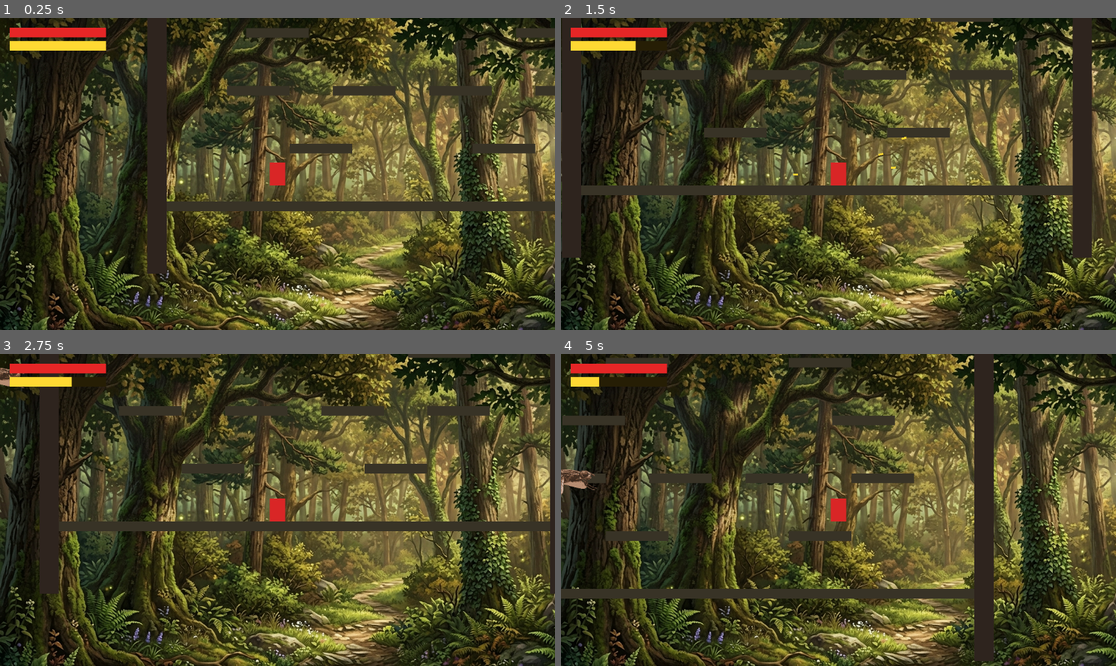
Above: before the commit, frames 1-4 (two rows, left to right).
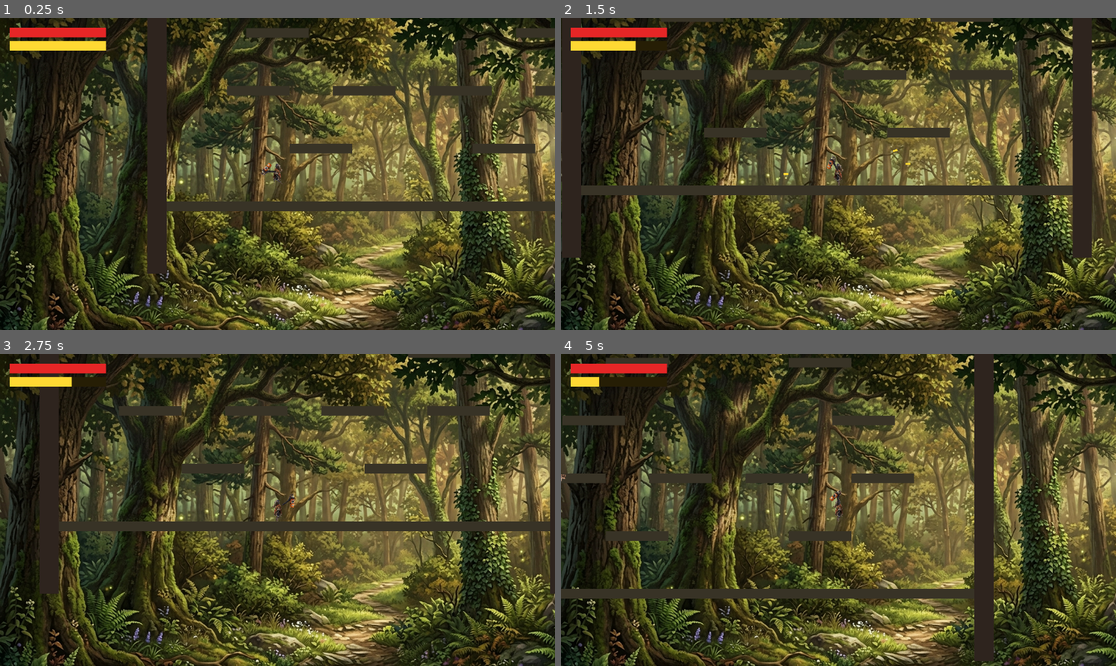
Above: after the commit, the same moments.

Repository: GuilhermeGehring/godot-project
Game: Godot game, scene res://main.tscn
Two runs of this game, one before a commit and one after it. Both use one fixed random seed, a clock stepped at 60 frames per second and the inputs below.
Inputs (mouse positions are in pixels of both pictures, inside the frame that each line leads up to):
- Up to frame 1 (0.25 s): no input
- Up to frame 2 (1.5 s): move the mouse to (960, 158) at 0.52 s; press the mouse at (960, 158) at 0.53 s; hold D (move_right) from 0.53 s (still down); tap Space (jump) at 0.77 s; move the mouse to (727, 189) at 1.27 s; release the mouse at (727, 189) at 1.28 s; click (727, 189) at 1.35 s
- Up to frame 3 (2.75 s): tap Space (jump) at 1.52 s; move the mouse to (333, 441) at 2.02 s; release D (move_right) at 2.03 s; hold A (move_left) from 2.03 s (still down); hold Right mouse button (recharge) from 2.03 s (still down); click (333, 441) at 2.3 s
- Up to frame 4 (5 s): move the mouse to (810, 572) at 2.77 s; release A (move_left) at 2.78 s; release Right mouse button (recharge) at 2.78 s; hold D (move_right) 2.78-4.28 s; click (810, 572) at 2.85 s; tap Space (jump) at 3.02, 3.77, 4.52 s; move the mouse to (1005, 556) at 3.52 s; press the mouse at (1005, 556) at 3.53 s; move the mouse to (672, 463) at 4.27 s; release the mouse at (672, 463) at 4.28 s; hold A (move_left) from 4.28 s (still down); right-click (672, 463) at 4.35 s; click (672, 463) at 4.55 s

The runs differ from the first frame. In frame 1, 0.2% of the frame differs, in the area x 46-52%, y 46-54%; in frame 2, 0.3%; in frame 3, 0.4%; in frame 4, 0.5%, in the area x 0-52%, y 36-54%.

Commit message:
feat: protag e braco

Diff:
--- a/entities/enemy/flying_enemy.gd
+++ b/entities/enemy/flying_enemy.gd
@@ -4,6 +4,13 @@
 @export var speed: float = 140.0
 
 @onready var _sprite: AnimatedSprite2D = $AnimatedSprite2D
+@onready var _col: CollisionShape2D = $CollisionShape2D
+
+func _ready() -> void:
+	super()
+	var shape := _col.shape as RectangleShape2D
+	var tex := _sprite.sprite_frames.get_frame_texture("fly", 0)
+	_sprite.scale = shape.size / Vector2(tex.get_width(), tex.get_height())
 
 func _update_velocity(_delta: float) -> void:
 	if target == null:
--- a/entities/enemy/flying_enemy.tscn
+++ b/entities/enemy/flying_enemy.tscn
@@ -30,7 +30,6 @@
 script = ExtResource("1_flying")
 
 [node name="AnimatedSprite2D" type="AnimatedSprite2D" parent="."]
-scale = Vector2(0.5333, 0.2727)
 sprite_frames = SubResource("SpriteFrames_mosca")
 animation = &"fly"
 autoplay = "fly"
--- a/entities/player/player.gd
+++ b/entities/player/player.gd
@@ -25,6 +25,12 @@
 var health: int
 var spray_charge: float = MAX_SPRAY_CHARGE
 
+@onready var _sprite: AnimatedSprite2D = $AnimatedSprite2D
+@onready var _col: CollisionShape2D = $CollisionShape2D
+@onready var _arm: Node2D = $Arm
+@onready var _arm_sprite: Sprite2D = $Arm/Sprite2D
+@onready var _muzzle: Marker2D = $Arm/Muzzle
+
 var _invincible: bool = false
 var _dead: bool = false
 var _fire_accumulator: float = 0.0
@@ -32,6 +38,9 @@
 var _gravity: float = ProjectSettings.get_setting("physics/2d/default_gravity")
 
 func _ready() -> void:
+	var shape := _col.shape as RectangleShape2D
+	var tex := _sprite.sprite_frames.get_frame_texture("walk", 0)
+	_sprite.scale = shape.size / Vector2(tex.get_width(), tex.get_height())
 	health = max_health
 	health_changed.emit(health, max_health)
 	spray_changed.emit(spray_charge, MAX_SPRAY_CHARGE)
@@ -53,6 +62,8 @@
 		velocity.x = move_toward(velocity.x, 0.0, speed)
 
 	move_and_slide()
+	_update_sprite(direction)
+	_update_arm()
 	_update_spray(delta)
 
 func _unhandled_input(event: InputEvent) -> void:
@@ -100,6 +111,18 @@
 	health_changed.emit(0, max_health)
 	died.emit()
 
+func _update_arm() -> void:
+	var mouse_pos := get_global_mouse_position()
+	_arm.look_at(mouse_pos)
+	_arm_sprite.flip_v = mouse_pos.x < global_position.x
+
+func _update_sprite(direction: float) -> void:
+	if direction != 0.0:
+		_sprite.flip_h = direction < 0.0
+		_sprite.play("walk")
+	else:
+		_sprite.stop()
+
 func _update_spray(delta: float) -> void:
 	var wants_to_fire: bool = Input.is_action_pressed("fire") and spray_charge > 0.0
 	if not wants_to_fire:
@@ -117,7 +140,7 @@
 	if aim == Vector2.ZERO:
 		aim = Vector2.RIGHT
 	var direction := aim.normalized().rotated(randf_range(-SPRAY_SPREAD_RAD, SPRAY_SPREAD_RAD))
-	fired.emit(global_position, direction, SPRAY_BULLET_SPEED)
+	fired.emit(_muzzle.global_position, direction, SPRAY_BULLET_SPEED)
 
 func _start_invincibility() -> void:
 	_invincible = true
--- a/entities/player/player.tscn
+++ b/entities/player/player.tscn
@@ -1,6 +1,31 @@
-[gd_scene load_steps=3 format=3]
+[gd_scene load_steps=9 format=3]
 
 [ext_resource type="Script" path="res://entities/player/player.gd" id="1_player"]
+[ext_resource type="Texture2D" path="res://assets/protagonista_walk_01.png" id="2_walk1"]
+[ext_resource type="Texture2D" path="res://assets/protagonista_walk_02.png" id="3_walk2"]
+[ext_resource type="Texture2D" path="res://assets/protagonista_walk_03.png" id="4_walk3"]
+[ext_resource type="Texture2D" path="res://assets/protagonista_walk_04.png" id="5_walk4"]
+[ext_resource type="Texture2D" path="res://assets/braco_protagonista.png" id="6_arm"]
+
+[sub_resource type="SpriteFrames" id="SpriteFrames_player"]
+animations = [{
+"frames": [{
+"duration": 1.0,
+"texture": ExtResource("2_walk1")
+}, {
+"duration": 1.0,
+"texture": ExtResource("3_walk2")
+}, {
+"duration": 1.0,
+"texture": ExtResource("4_walk3")
+}, {
+"duration": 1.0,
+"texture": ExtResource("5_walk4")
+}],
+"loop": true,
+"name": &"walk",
+"speed": 8.0
+}]
 
 [sub_resource type="RectangleShape2D" id="RectangleShape2D_player"]
 size = Vector2(32, 48)
@@ -10,12 +35,21 @@
 collision_mask = 4
 script = ExtResource("1_player")
 
-[node name="ColorRect" type="ColorRect" parent="."]
-offset_left = -16.0
-offset_top = -24.0
-offset_right = 16.0
-offset_bottom = 24.0
-color = Color(0.85, 0.15, 0.15, 1)
+[node name="AnimatedSprite2D" type="AnimatedSprite2D" parent="."]
+sprite_frames = SubResource("SpriteFrames_player")
+animation = &"walk"
+
+[node name="Arm" type="Node2D" parent="."]
+position = Vector2(5, -5)
+
+[node name="Sprite2D" type="Sprite2D" parent="Arm"]
+position = Vector2(9, 4)
+rotation = 0.733
+scale = Vector2(0.08, 0.08)
+texture = ExtResource("6_arm")
+
+[node name="Muzzle" type="Marker2D" parent="Arm"]
+position = Vector2(25, 0)
 
 [node name="CollisionShape2D" type="CollisionShape2D" parent="."]
 shape = SubResource("RectangleShape2D_player")
Not shown, changed: .claude/settings.local.json
Binary file added: assets/braco_protagonista.png
Not shown, added: assets/braco_protagonista.png.import
Binary file added: assets/protagonista_walk_01.png
Not shown, added: assets/protagonista_walk_01.png.import
Binary file added: assets/protagonista_walk_02.png
Not shown, added: assets/protagonista_walk_02.png.import
Binary file added: assets/protagonista_walk_03.png
Not shown, added: assets/protagonista_walk_03.png.import
Binary file added: assets/protagonista_walk_04.png
Not shown, added: assets/protagonista_walk_04.png.import
